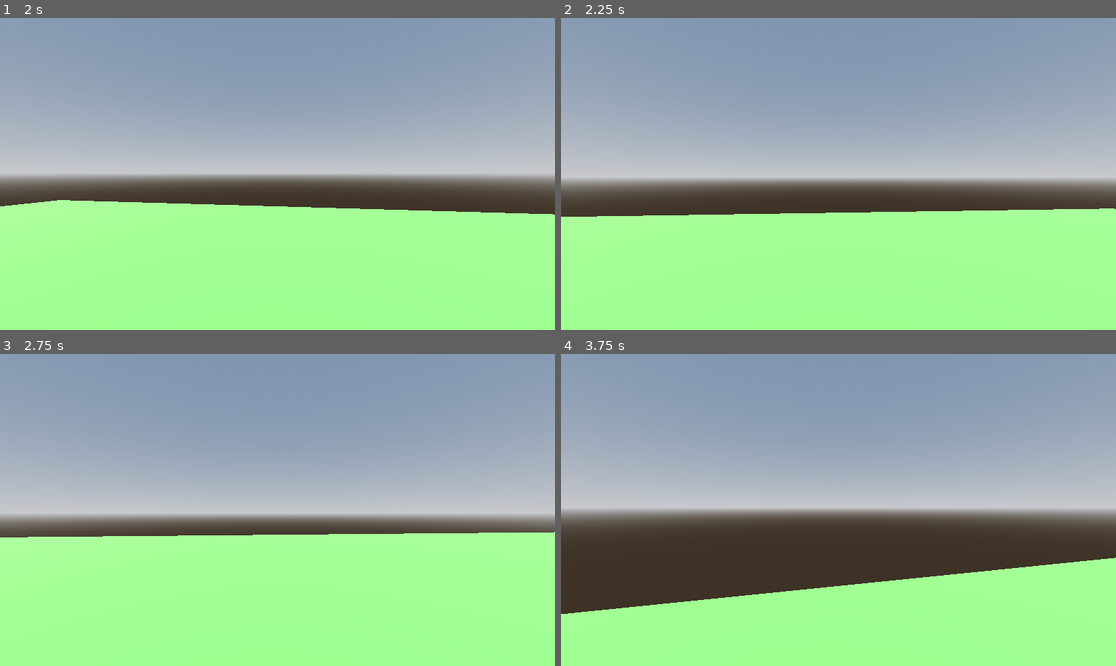
Above: before the commit, frames 1-4 (two rows, left to right).
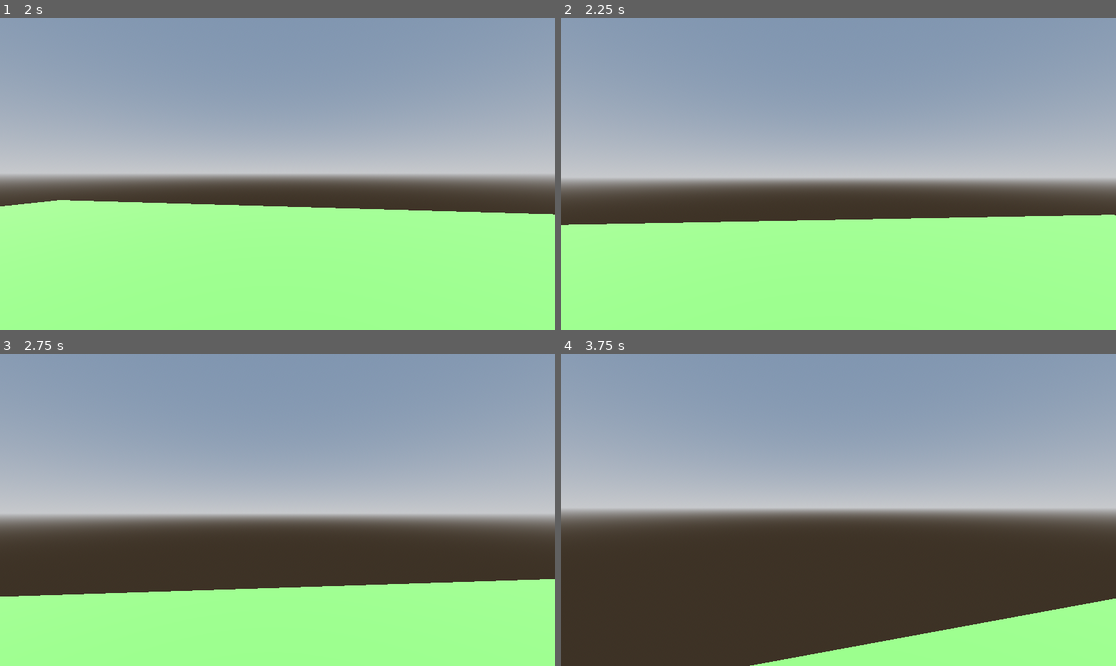
Above: after the commit, the same moments.

Repository: MrDragonMister/Raid_And_Rescue
Game: Godot game, scene res://node.tscn
Two runs of this game, one before a commit and one after it. Both use one fixed random seed, a clock stepped at 60 frames per second and the inputs below.
Inputs (mouse positions are in pixels of both pictures, inside the frame that each line leads up to):
- Up to frame 1 (2 s): tap Enter (ui_accept) at 0.5, 1.35, 1.52, 1.82 s; move the mouse to (305, 174) at 0.52 s; hold Enter (ui_accept) 0.53-1.28 s; hold Up (ui_up) from 0.53 s (still down); move the mouse to (249, 174) at 1.27 s
- Up to frame 2 (2.25 s): keep holding Up (ui_up); move the mouse to (849, 167) at 2.02 s; hold Enter (ui_accept) from 2.03 s (still down)
- Up to frame 3 (2.75 s): keep holding Up (ui_up); keep holding Enter (ui_accept)
- Up to frame 4 (3.75 s): keep holding Up (ui_up); move the mouse to (832, 516) at 2.77 s; release Enter (ui_accept) at 2.78 s; tap Enter (ui_accept) at 2.85, 3.02, 3.32 s; move the mouse to (877, 513) at 3.52 s; hold Enter (ui_accept) from 3.53 s (still down)

Frame 1 is identical in both runs. In frame 2, 2.3% of the frame differs, in the area x 0-100%, y 61-67%; in frame 3, 17%; in frame 4, 18%, in the area x 0-100%, y 65-100%.

Commit message:
better jump input handling and comments

Diff:
--- a/Player.gd
+++ b/Player.gd
@@ -9,9 +9,9 @@
 @onready var head: Node3D = $Head
 @onready var campoint: Node3D = $Head/Campoint
 
-@onready var camera1: Camera3D = $Head/Camera3D
-@onready var camera2: Camera3D = $Head/Campoint/Camera3D2
-@onready var cameraf: Camera3D = $Head/Camera3DF
+@onready var camera1: Camera3D = $Head/Camera3D				#first person
+@onready var camera2: Camera3D = $Head/Campoint/Camera3D2 	#third person
+@onready var cameraf: Camera3D = $Head/Camera3DF			#freecam
 var active_camera: Camera3D
 var freecam_speed = 10.0
 var freecam_sensitivity = 0.25
@@ -115,7 +115,7 @@
 		velocity += get_gravity() * delta
 
 	# Handle jump.
-	if Input.is_action_just_pressed("ui_accept") and is_on_floor() and not active_camera == cameraf:
+	if Input.is_action_pressed("ui_accept") and is_on_floor() and not active_camera == cameraf:
 		velocity.y = JUMP_VELOCITY
 
 	# Get the input direction and handle the movement/deceleration.
